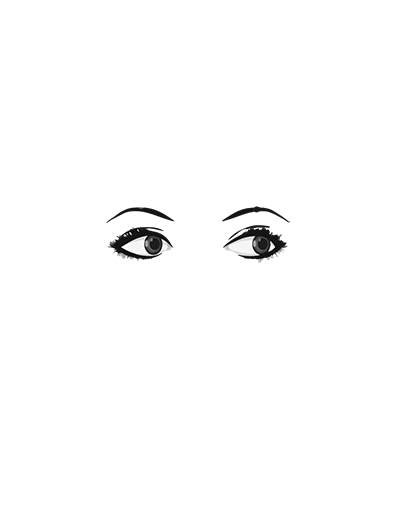
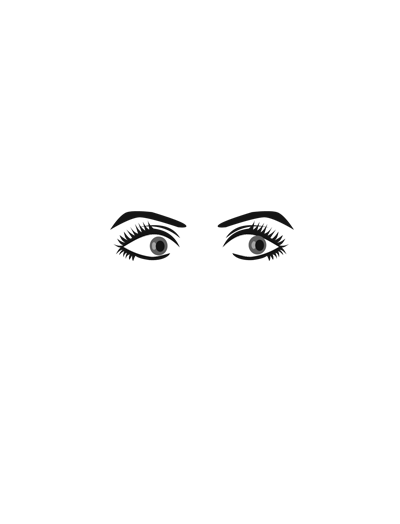
Before/after of a 400px x 524px layered artwork. What changed in the layer stack:
added layer "Layer 2" in group "<Group>" over [left=110, top=211, right=294, bottom=261]
hid "<Group>" (5th of 6, in "Layer 1" › "<Group>") over [left=106, top=206, right=290, bottom=263]
